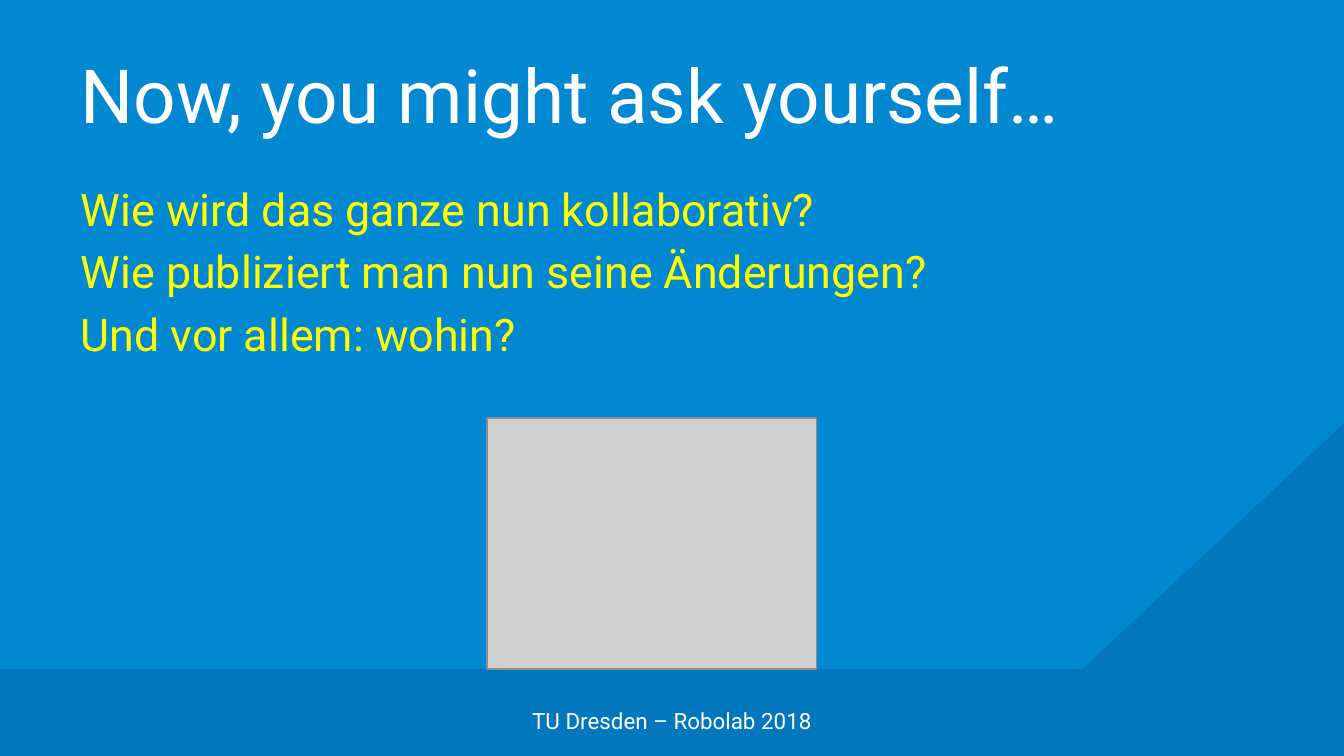
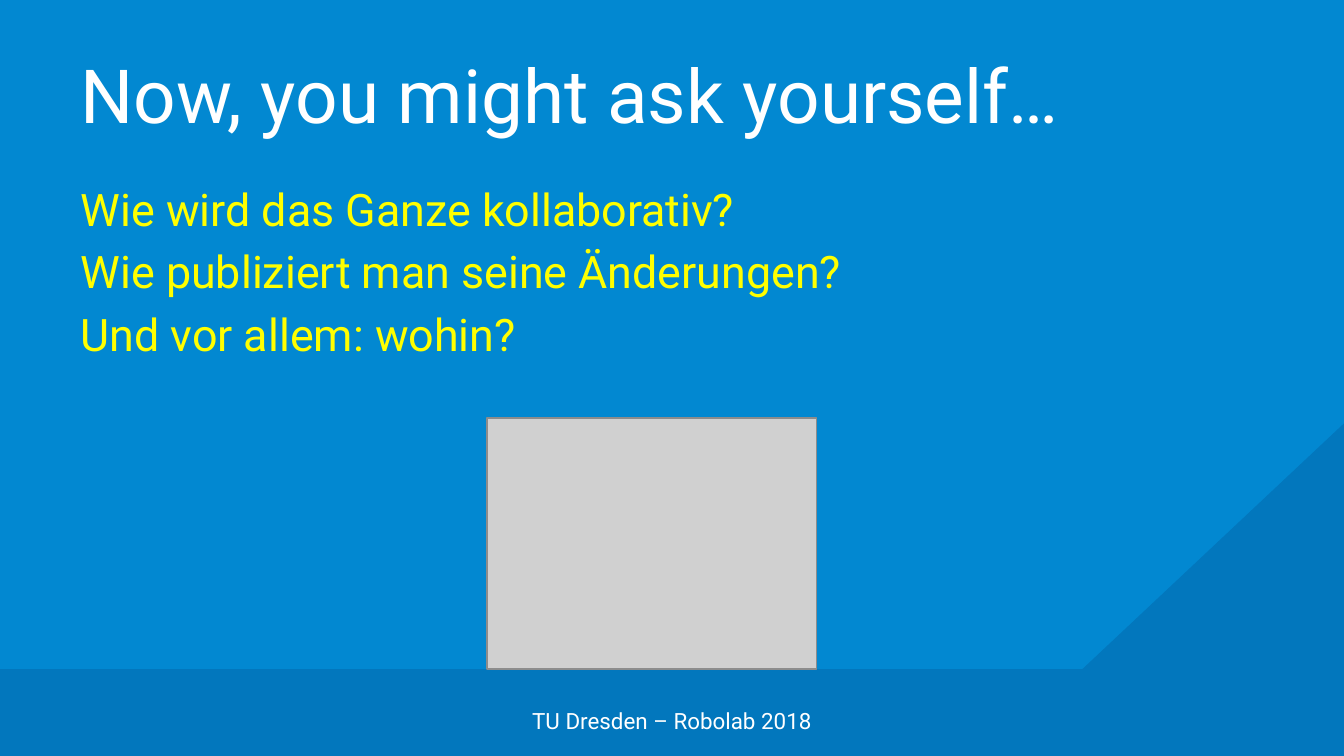
Before and after one commit to edisontrent1337/gitslides, a slide deck: slide 21 of Git.pptx. Drawn at 1344x756 pixels with LibreOffice and Linux fonts; fonts in the diff are those of the drawing; grey boxes stand for pictures; background and template pictures are left out. Boxes give left, top, right and bottom in pixels: in the first picture for what was removed or moved away, otherwise in the second. Text is boxed around its words. In the diff, an @@ line names an element or a change of style, - is before the commit and + after.

```diff
--- a/Git.pptx
+++ b/Git.pptx
@@ text at (81,192,842,298): text changed @@
-Wie wird das ganze nun kollaborativ?
-Wie publiziert man nun seine Änderungen?
+Wie wird das Ganze kollaborativ?
+Wie publiziert man seine Änderungen?
```
Also in this commit, not shown: 8 other slides changed, 2 slides added.
